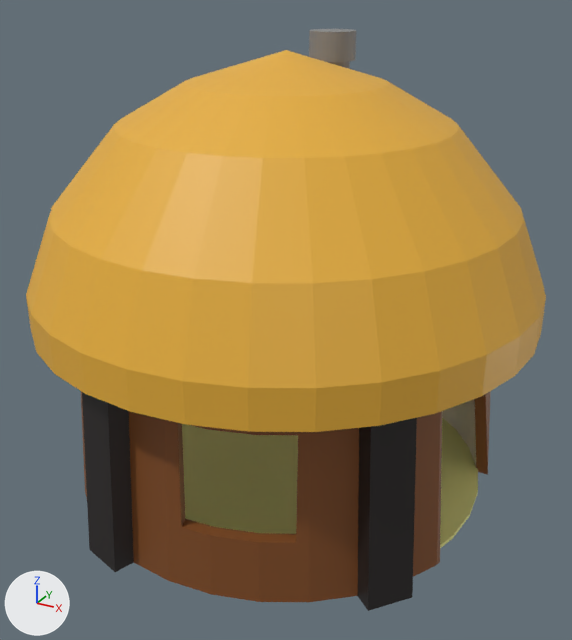
A saved change to the glTF model models/hut.glb.
Before and after are seen from a camera (50 mm lens) standing at (7.2, -13.08, 9.88) and looking at (0.18, -0.33, 3.51). Every picture has the same lights, and +X, +Y and +Z are marked at lower left. Where no turn or scale is listed for an object, it has been applied to the vertices.

The first picture shows '01 Walls', '02 Roof', '03 Floor', '04 Chimney'.
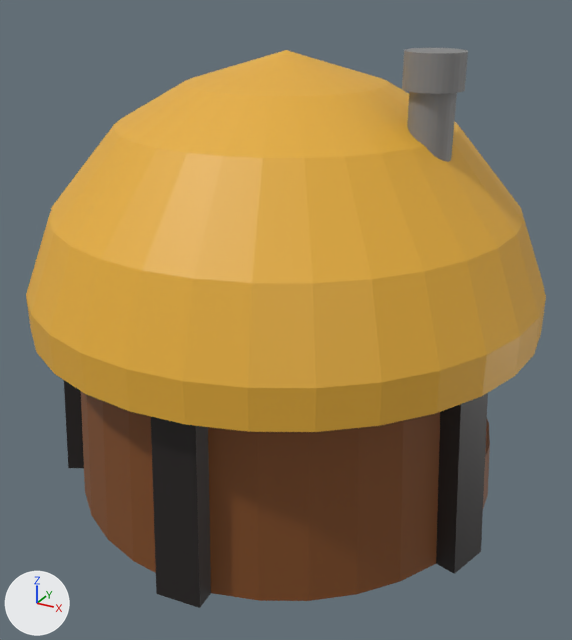
The change, as a list of edits to the scene's bpy script:
```text
Change mat_05_floor:
    mat_05_floor.base_color: (0.8, 0.779, 0.268) -> (0.799, 0.016, 0.0561)  # yellow #e7e48d -> red #e72243
Change ob_01_walls:
    ob_01_walls.rotation_euler: (0.0, 0.0, 0.0) -> (0.0, 0.0, 1.571)  # degrees (0, 0, 0) -> degrees (0, 0, 90)
Change ob_04_chimney:
    ob_04_chimney.location: (-0.5, 2.95, 7.72) -> (2.95, -0.5, 7.72)
```

Changed parts and their boxes (x1, y1, x2, y2) in the pictures (572 x 640 px):
'01 Walls', turned
    before: (81, 391, 491, 611)
    after: (64, 380, 490, 608)
'03 Floor', recoloured
    both: (182, 418, 478, 548)
'04 Chimney', moved
    before: (309, 29, 356, 69)
    after: (402, 48, 468, 162)
